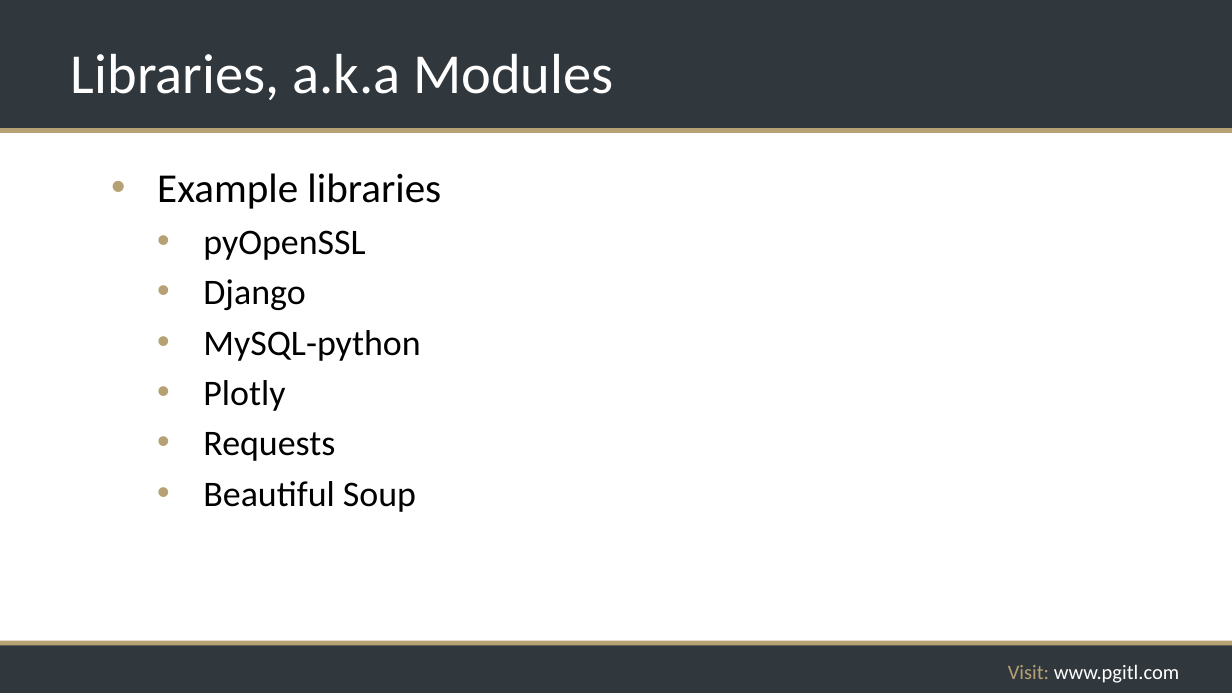
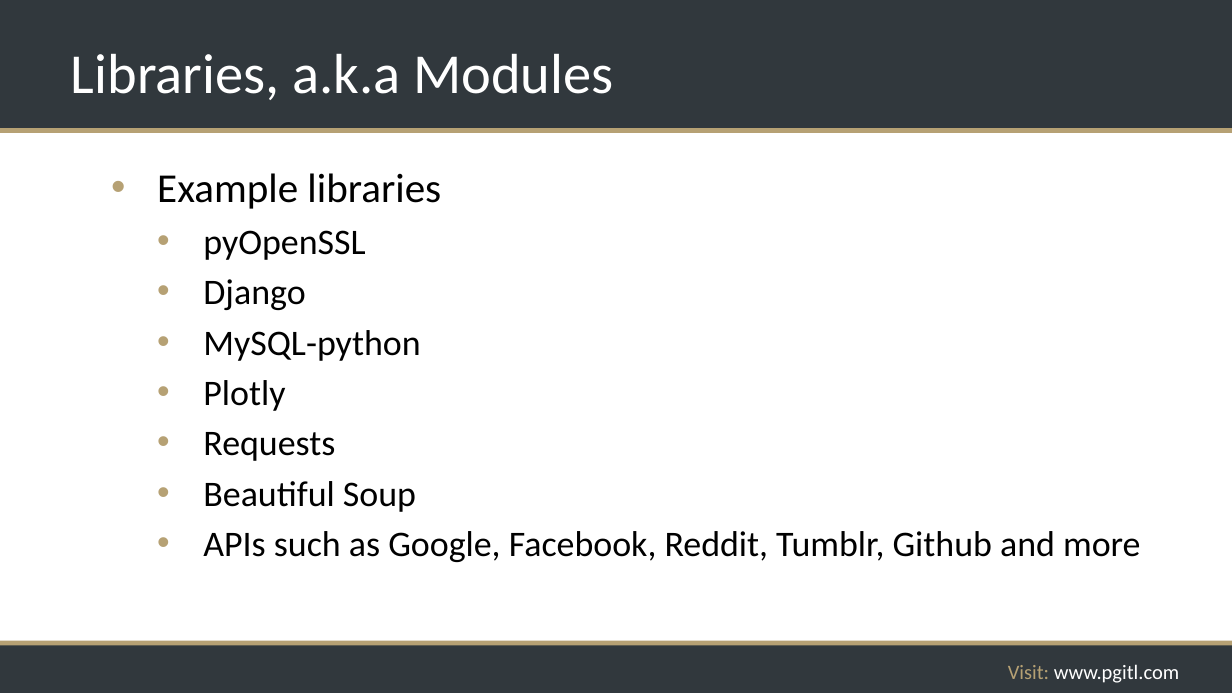
Before and after one commit to rikkouri/project-a, a slide deck: slide 87 of Programming Foundations.pptx (slide 88 before the commit). Drawn at 1232x693 pixels with LibreOffice and Linux fonts; fonts in the diff are those of the drawing; background and template pictures are left out. Boxes give left, top, right and bottom in pixels: in the first picture for what was removed or moved away, otherwise in the second. Text is boxed around its words. In the diff, an @@ line names an element or a change of style, - is before the commit and + after.

```diff
--- a/Programming Foundations.pptx
+++ b/Programming Foundations.pptx
@@ text at [203, 531, 1140, 562]: paragraph added @@
+  • APIs such as Google, Facebook, Reddit, Tumblr, Github and more
```
Also in this commit, not shown: 10 other slides changed, 2 slides added, 2 slides removed, 2 other files.
